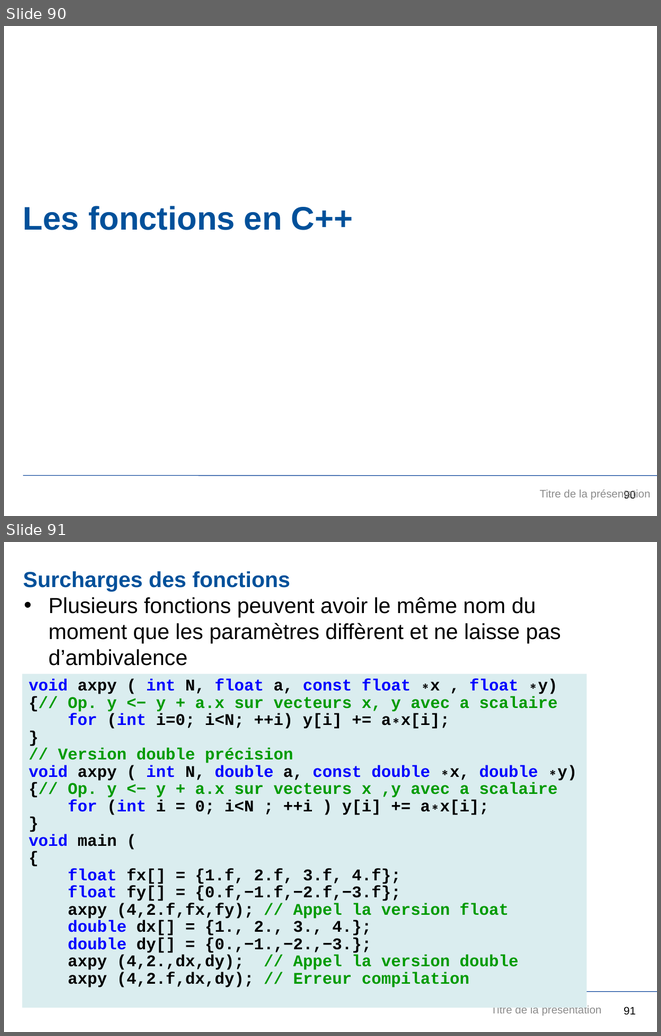
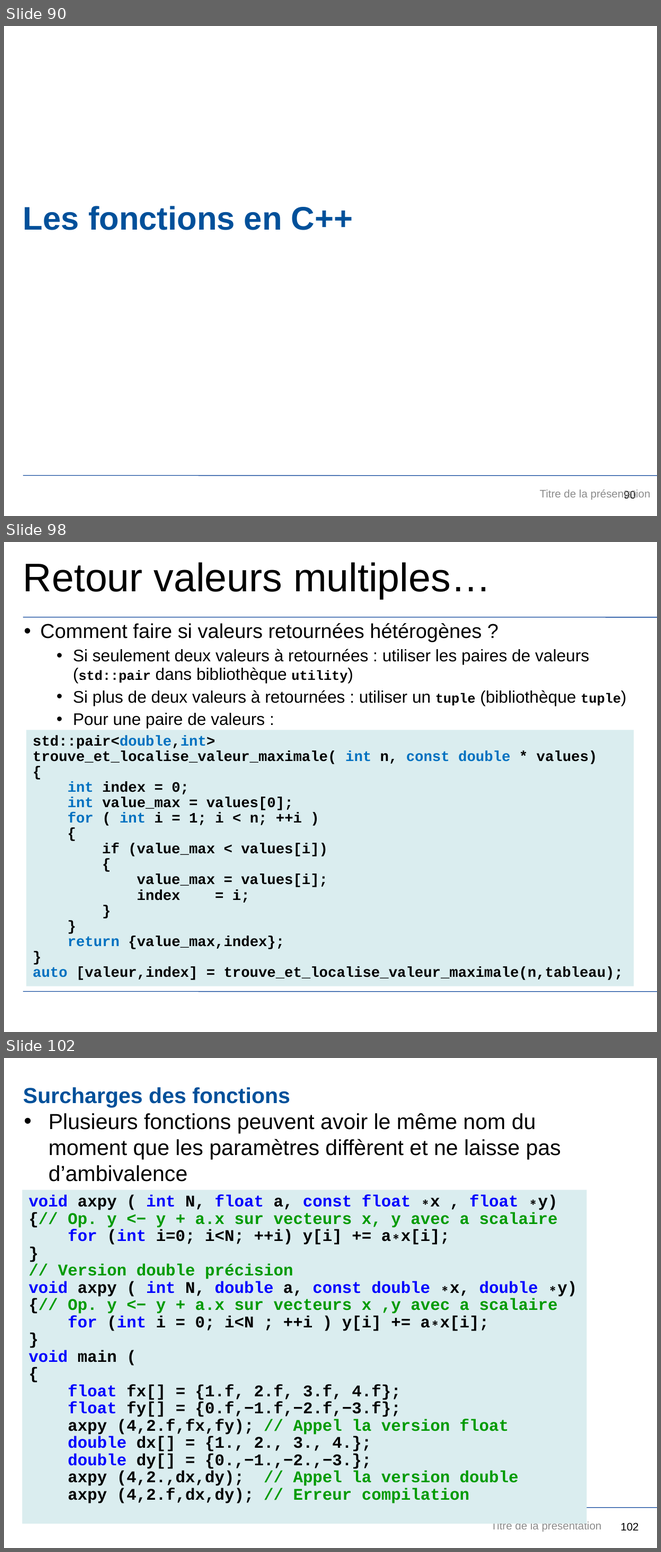
Before and after one commit to JuvignyEnsta/C-2020, a slide deck: Transparents/InitiationCpp.pptx. Shown one above the other, each under a label of ours: slides 90 and 91 before the commit, slides 90, 98 and 102 after it; the slides between them are not shown. The pictures are 661x1036 and 661x1552 pixels, drawn with LibreOffice and Linux fonts; fonts in the diff are those of the drawing; background and template pictures are left out. Boxes give left, top, right and bottom in pixels: in the first picture for what was removed or moved away, otherwise in the second. Text is boxed around its words. In the diff, an @@ line names an element or a change of style, - is before the commit and + after.

```diff
--- a/Transparents/InitiationCpp.pptx
+++ b/Transparents/InitiationCpp.pptx
@@ slide 98 added at (4,542,657,1032), background #FFFFFF; not listed: 1 template element that a slide beside it also shows @@
@@ title added at (23,562,491,599), 44 pt, text #000000 @@
+Retour valeurs multiples…
@@ line added from (23, 617) to (657, 617), #11489C 0.75 pt @@
@@ text added at (40,623,621,728), 18.5 pt, text #000000 @@
+• Comment faire si valeurs retournées hétérogènes ?
+  • Si seulement deux valeurs à retournées : utiliser les paires de valeurs (std::pair dans bibliothèque utility)
+  • Si plus de deux valeurs à retournées : utiliser un tuple (bibliothèque tuple)
+  • Pour une paire de valeurs :
@@ rectangle added at (26,730,634,986), fill #DAEDEF, 16 pt, text #000000, bold @@
+std::pair<double,int>
+trouve_et_localise_valeur_maximale( int n, const double * values)
+{
+int index = 0;
+int value_max = values[0];
+for ( int i = 1; i < n; ++i )
+{
+if (value_max < values[i])
+{
+value_max = values[i];
+index = i;
+}
+}
+return {value_max,index};
+}
+auto [valeur,index] = trouve_et_localise_valeur_maximale(n,tableau);
@@ what was slide 91 is now slide 102 @@
@@ page number at (620,1522,638,1531): text changed @@
-91
+102
```
Also in this commit, not shown: 5 slides changed, 9 other slides added, 5 other files.
